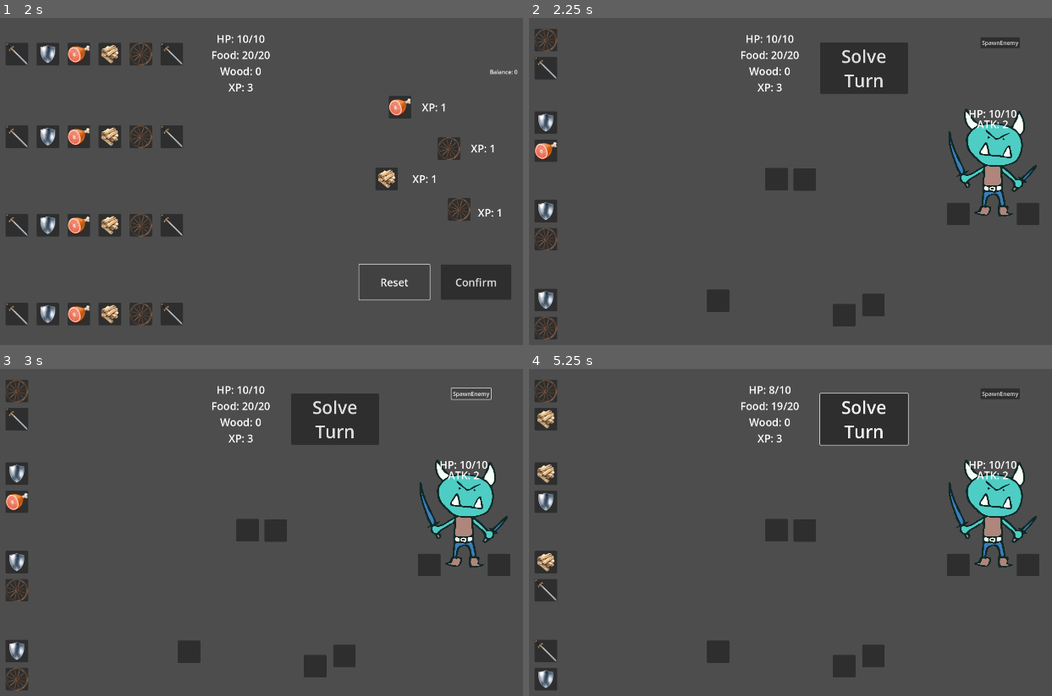
Above: before the commit, frames 1-4 (two rows, left to right).
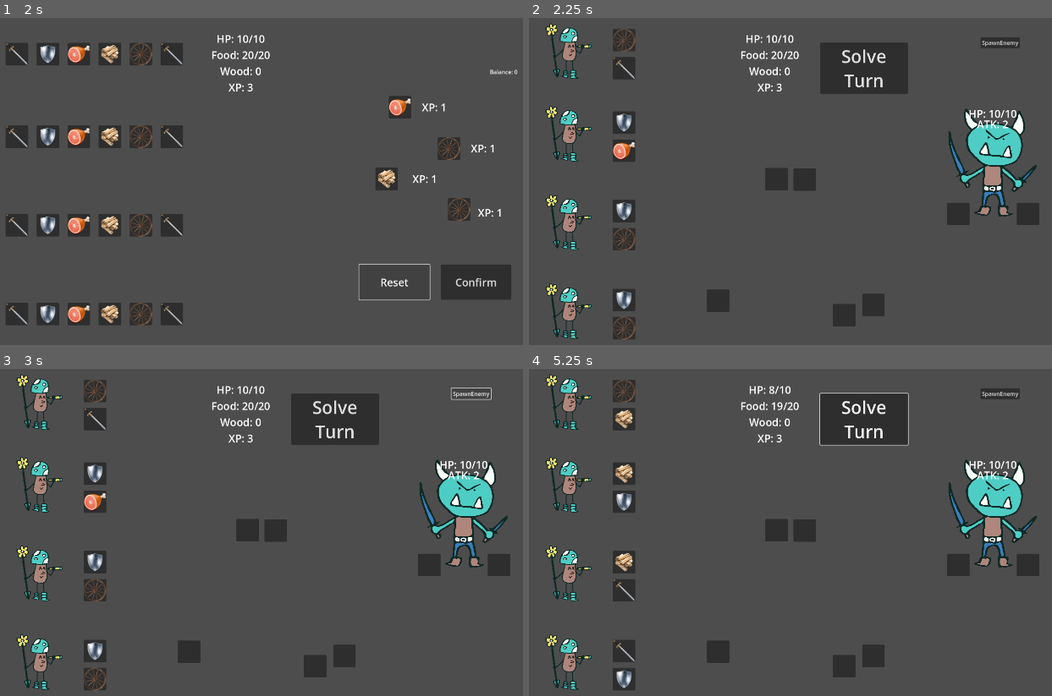
Above: after the commit, the same moments.

Repository: Sugo98/godot-77
Game: Godot game, scene res://game_logic/game_manager.tscn
Two runs of this game, one before a commit and one after it. Both use one fixed random seed, a clock stepped at 60 frames per second and the inputs below.
Inputs:
- Up to frame 1 (2 s): click "START GAME" at 0.5 s; click "Reset" at 1.25 s
- Up to frame 2 (2.25 s): click "Confirm" at 2 s
- Up to frame 3 (3 s): click "SpawnEnemy" at 2.75 s
- Up to frame 4 (5.25 s): click "Solve Turn" at 3.5 s; click "SpawnEnemy" at 4.25 s; click "Solve Turn" at 5 s

Frame 1 is identical in both runs. In frame 2, 5.8% of the frame differs, in the area x 1-21%, y 1-99%; in frame 3, 5.8%; in frame 4, 5.9%.

Commit message:
add hero_sprite

Diff:
--- a/dice_logic/dice.gd
+++ b/dice_logic/dice.gd
@@ -4,7 +4,7 @@
 @export var character_class : Global.CharacterClass
 @onready var dice_slots: VBoxContainer = $DiceSlots
 @onready var slots_for_merchant: HBoxContainer = $SlotsForMerchants
-@onready var debug_button: Button = $Button
+@onready var sprite_2d: Sprite2D = $Sprite2D
 
 # Called when the node enters the scene tree for the first time.
 func _ready() -> void:
@@ -14,6 +14,7 @@
 func prepare_for_level():
 	slots_for_merchant.set_visible(false)
 	dice_slots.set_visible(true)
+	sprite_2d.show()
 	set_slots_owner(dice_slots)
 	set_faces_owner()
 	roll_dice()
@@ -21,7 +22,7 @@
 func prepare_for_merchant():
 	slots_for_merchant.set_visible(true)
 	dice_slots.set_visible(false)
-	debug_button.set_visible(false)
+	sprite_2d.hide()
 	set_slots_owner(slots_for_merchant)
 	load_for_merchant()
 
--- a/dice_logic/dice.tscn
+++ b/dice_logic/dice.tscn
@@ -1,7 +1,8 @@
-[gd_scene load_steps=3 format=3 uid="uid://e3w2l0sl2g7m"]
+[gd_scene load_steps=4 format=3 uid="uid://e3w2l0sl2g7m"]
 
 [ext_resource type="Script" path="res://dice_logic/dice.gd" id="1_5jc4y"]
 [ext_resource type="Script" path="res://dice_logic/dice_slot.gd" id="2_qx407"]
+[ext_resource type="Texture2D" uid="uid://c0yr0uw61pg1n" path="res://assets/heroes/eroe ranger 1.png" id="3_tfa44"]
 
 [node name="Dice" type="Control"]
 custom_minimum_size = Vector2(0, 192)
@@ -15,8 +16,9 @@
 [node name="DiceSlots" type="VBoxContainer" parent="."]
 custom_minimum_size = Vector2(0, 192)
 layout_mode = 2
-offset_right = 40.0
-offset_bottom = 40.0
+offset_left = 222.0
+offset_right = 286.0
+offset_bottom = 192.0
 theme_override_constants/separation = 16
 alignment = 1
 
@@ -29,15 +31,6 @@
 custom_minimum_size = Vector2(64, 64)
 layout_mode = 2
 script = ExtResource("2_qx407")
-
-[node name="Button" type="Button" parent="."]
-layout_mode = 0
-offset_left = 194.0
-offset_top = 60.0
-offset_right = 259.0
-offset_bottom = 131.0
-text = "Throw
-Dice"
 
 [node name="SlotsForMerchants" type="HBoxContainer" parent="."]
 layout_mode = 1
@@ -86,4 +79,8 @@
 script = ExtResource("2_qx407")
 is_shopping = true
 
-[connection signal="pressed" from="Button" to="." method="roll_dice"]
+[node name="Sprite2D" type="Sprite2D" parent="."]
+position = Vector2(28, 0)
+scale = Vector2(0.16, 0.16)
+texture = ExtResource("3_tfa44")
+centered = false
Binary file added: assets/heroes/eroe ranger 1.png
Not shown, added: assets/heroes/eroe ranger 1.png.import
